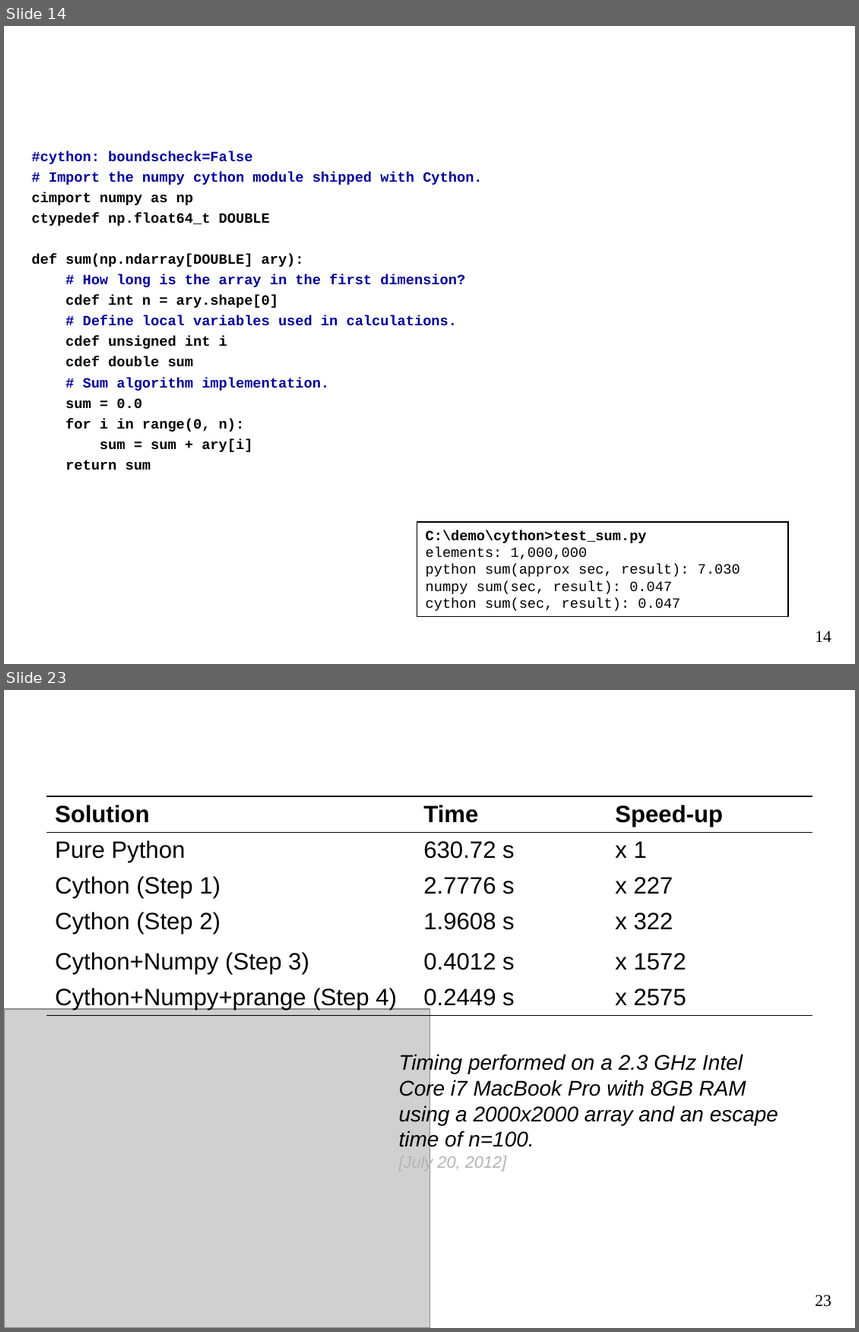
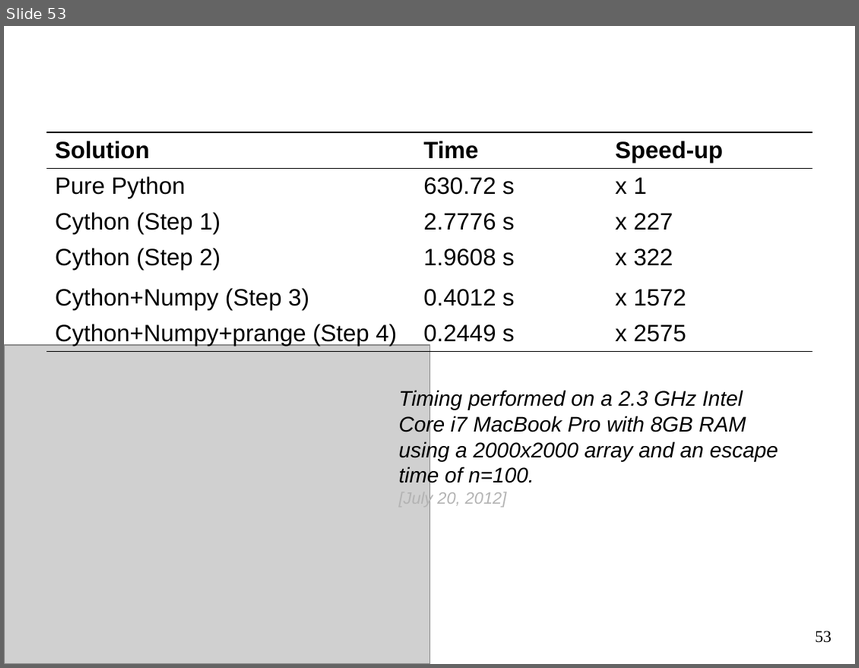
Before and after one commit to kwmsmith/scipy2013-cython-tutorial, a slide deck: Cython.pptx. Shown one above the other, each under a label of ours: slides 14 and 23 before the commit, slide 53 after it; the slides between them are not shown. The pictures are 859x1332 and 859x668 pixels, drawn with LibreOffice and Linux fonts; fonts in the diff are those of the drawing; grey boxes stand for pictures; background and template pictures are left out. Boxes give left, top, right and bottom in pixels: in the first picture for what was removed or moved away, otherwise in the second. Text is boxed around its words. In the diff, an @@ line names an element or a change of style, - is before the commit and + after.

```diff
--- a/Cython.pptx
+++ b/Cython.pptx
@@ slide 14 removed at [4, 26, 855, 664], background #FFFFFF @@
@@ text removed at [31, 151, 465, 470] @@
-#cython: boundscheck=False
-# Import the numpy cython module shipped with Cython.
-cimport numpy as np
-ctypedef np.float64_t DOUBLE
-def sum(np.ndarray[DOUBLE] ary):
-# How long is the array in the first dimension?
-cdef int n = ary.shape[0]
-# Define local variables used in calculations.
-cdef unsigned int i
-cdef double sum
-# Sum algorithm implementation.
-sum = 0.0
-for i in range(0, n):
-sum = sum + ary[i]
-return sum
@@ title removed at [142, 172, 482, 185] @@
-Using NumPy with Cython
@@ rectangle removed at [417, 522, 788, 617] @@
-C:\demo\cython>test_sum.py
-elements: 1,000,000
-python sum(approx sec, result): 7.030
-numpy sum(sec, result): 0.047
-cython sum(sec, result): 0.047
@@ page number removed at [815, 631, 832, 642] @@
-14
@@ what was slide 23 is now slide 53 @@
@@ page number at [815, 631, 832, 643]: text changed @@
-23
+53
```
Also in this commit, not shown: 12 slides changed, 39 slides added, 7 other slides removed, 14 other files.
